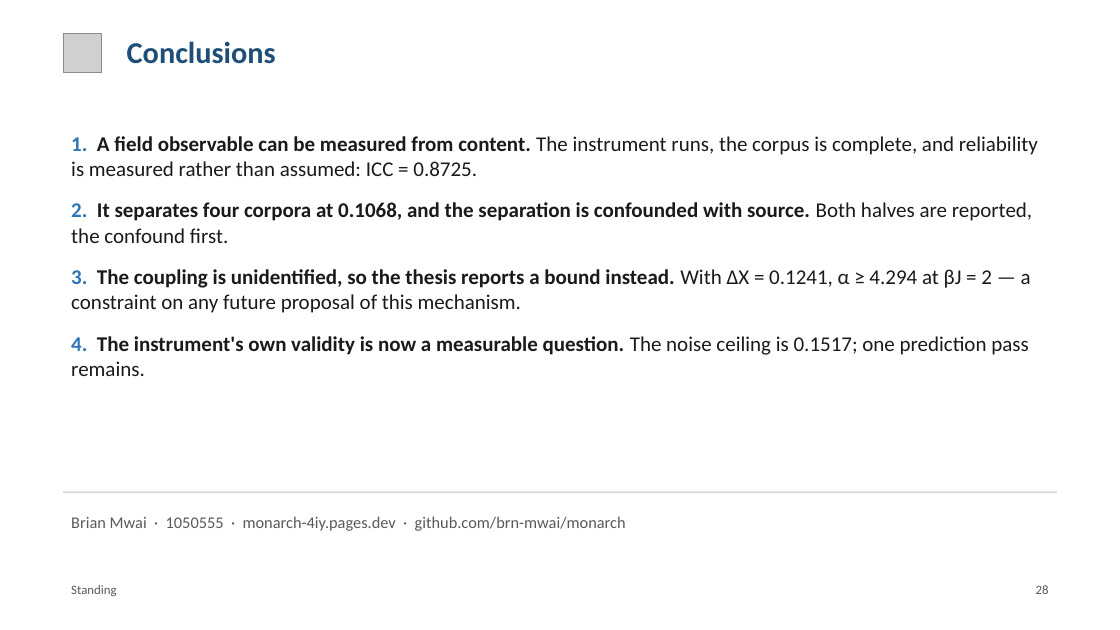
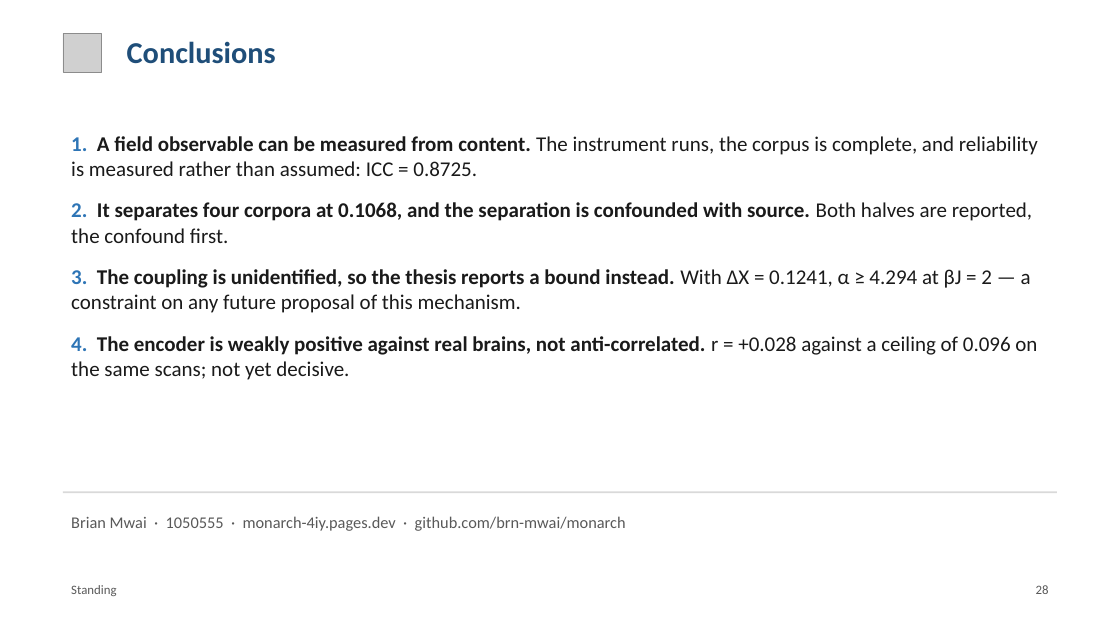
Before and after one commit to brn-mwai/monarch, a slide deck: slide 28 of docs/defence/Monarch_Defence.pptx. Drawn at 1120x630 pixels with LibreOffice and Linux fonts; fonts in the diff are those of the drawing; grey boxes stand for pictures. Boxes give left, top, right and bottom in pixels: in the first picture for what was removed or moved away, otherwise in the second. Text is boxed around its words. In the diff, an @@ line names an element or a change of style, - is before the commit and + after.

```diff
--- a/docs/defence/Monarch_Defence.pptx
+++ b/docs/defence/Monarch_Defence.pptx
@@ text at box(71, 336, 1037, 380): text changed @@
-4. The instrument's own validity is now a measurable question. The noise ceiling is 0.1517; one prediction pass remains.
+4. The encoder is weakly positive against real brains, not anti-correlated. r = +0.028 against a ceiling of 0.096 on the same scans; not yet decisive.
```
Also in this commit, not shown: 12 other slides changed, 3 other files.
